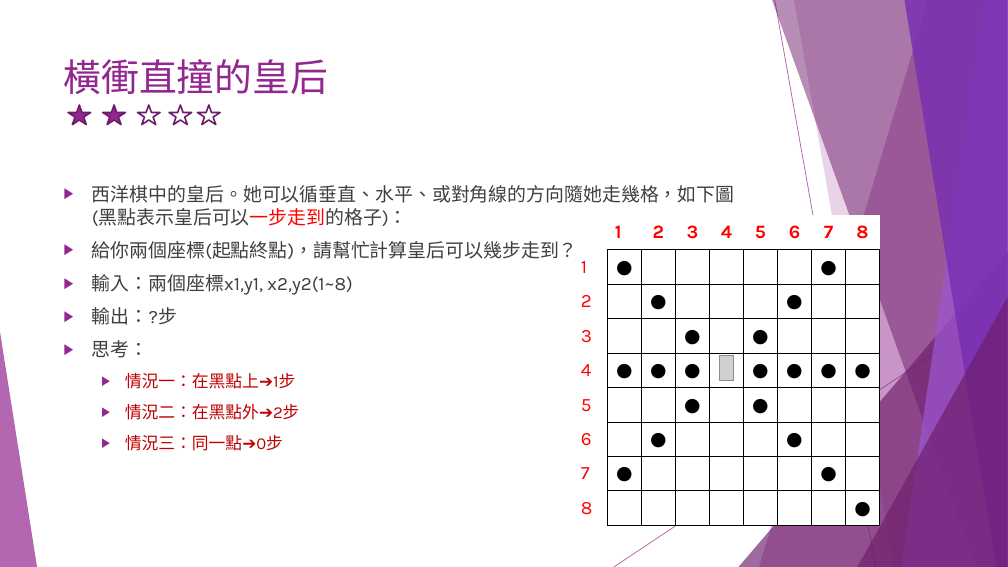
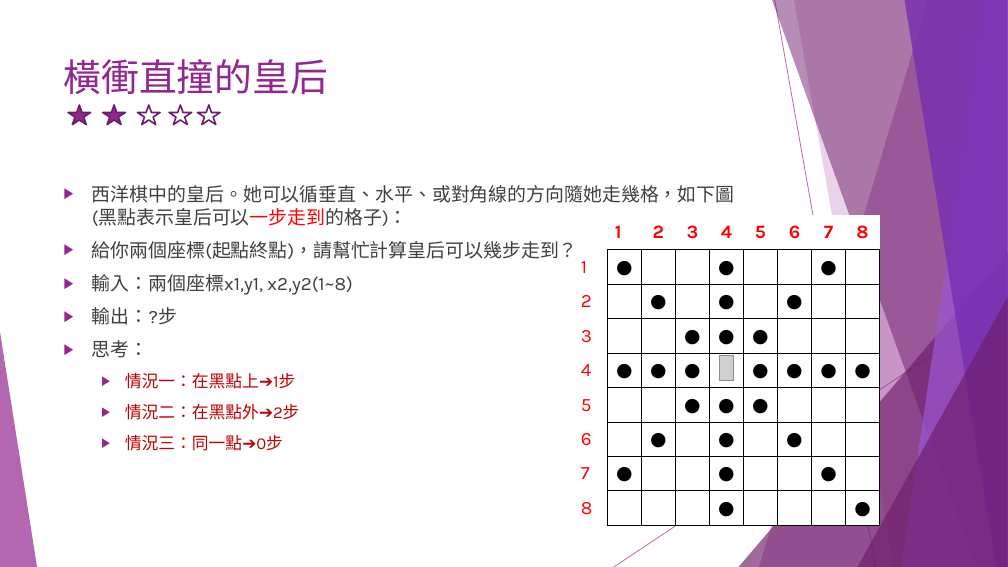
Before and after one commit to liulawsi/My_PPTs, a slide deck: slide 9 of LCC/Python/A1_邏輯思考訓練題.pptx. Drawn at 1008x567 pixels with LibreOffice and Linux fonts; fonts in the diff are those of the drawing; grey boxes stand for pictures. Boxes give left, top, right and bottom in pixels: in the first picture for what was removed or moved away, otherwise in the second. Text is boxed around its words. In the diff, an @@ line names an element or a change of style, - is before the commit and + after.

```diff
--- a/LCC/Python/A1_邏輯思考訓練題.pptx
+++ b/LCC/Python/A1_邏輯思考訓練題.pptx
@@ table at (x1=573, y1=216, x2=879, y2=526) @@
-row 2, column 5: 
+row 2, column 5: ●
-row 3, column 5: 
+row 3, column 5: ●
-row 4, column 5: 
+row 4, column 5: ●
-row 6, column 5: 
+row 6, column 5: ●
-row 7, column 5: 
+row 7, column 5: ●
-row 8, column 5: 
+row 8, column 5: ●
-row 9, column 5: 
+row 9, column 5: ●
```
Also in this commit, not shown: 3 other slides changed, 7 other files.
